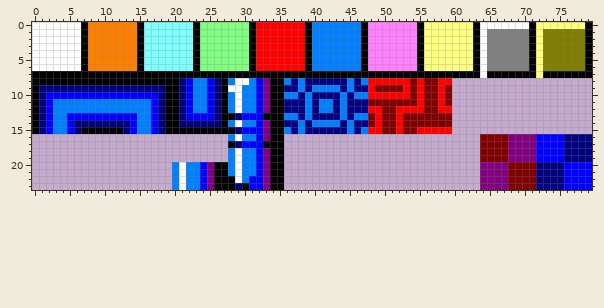
File history of a pixel-art file, assets/tiles.aseprite. That is the earlier state.
80x24 pixels, 1 frame.
After the commit:
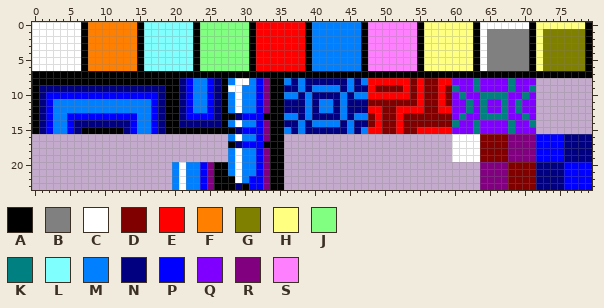
Palette (. is transparent): A #000000  B #808080  C #ffffff  D #800000  E #ff0000  F #ff8000  G #808000  H #ffff80  J #80ff80  K #008080  L #80ffff  M #0080ff  N #000080  P #0000ff  Q #8000ff  R #800080  S #ff80ff
What changed:
y 7: x 64 C -> A; x 72 H -> A
y 8: x 60..71 ............ -> QQQKQQQQKQQQ
y 9: x 60..71 ............ -> KQQKQQQQKQQK
y 10: x 60..71 ............ -> QKQQKKKKQQKQ
y 11..12: x 60..71 ............ -> QQKQKQQKQKQQ
y 13: x 60..71 ............ -> QKQQKKKKQQKQ
y 14: x 60..71 ............ -> KQQKQQQQKQQK
y 15: x 60..71 ............ -> QQQKQQQQKQQQ
y 16..19: x 60..63 .... -> CCCC
